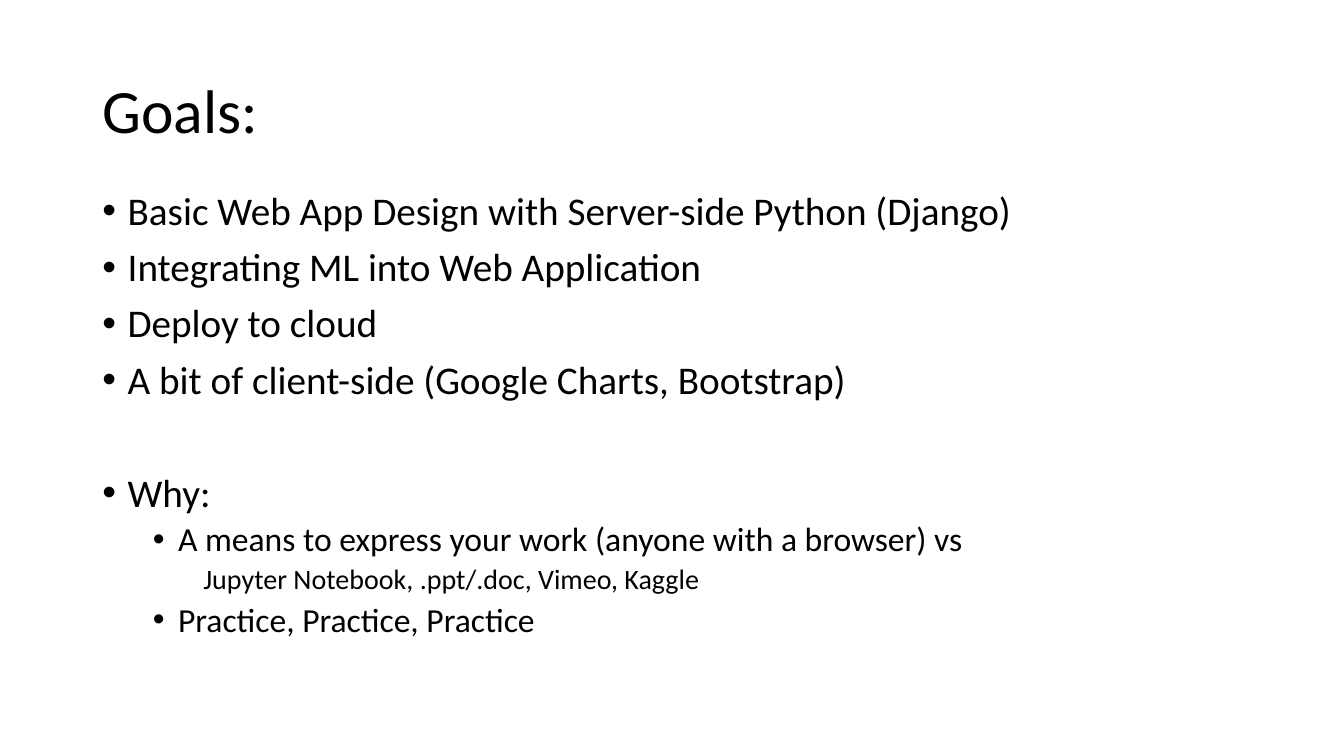
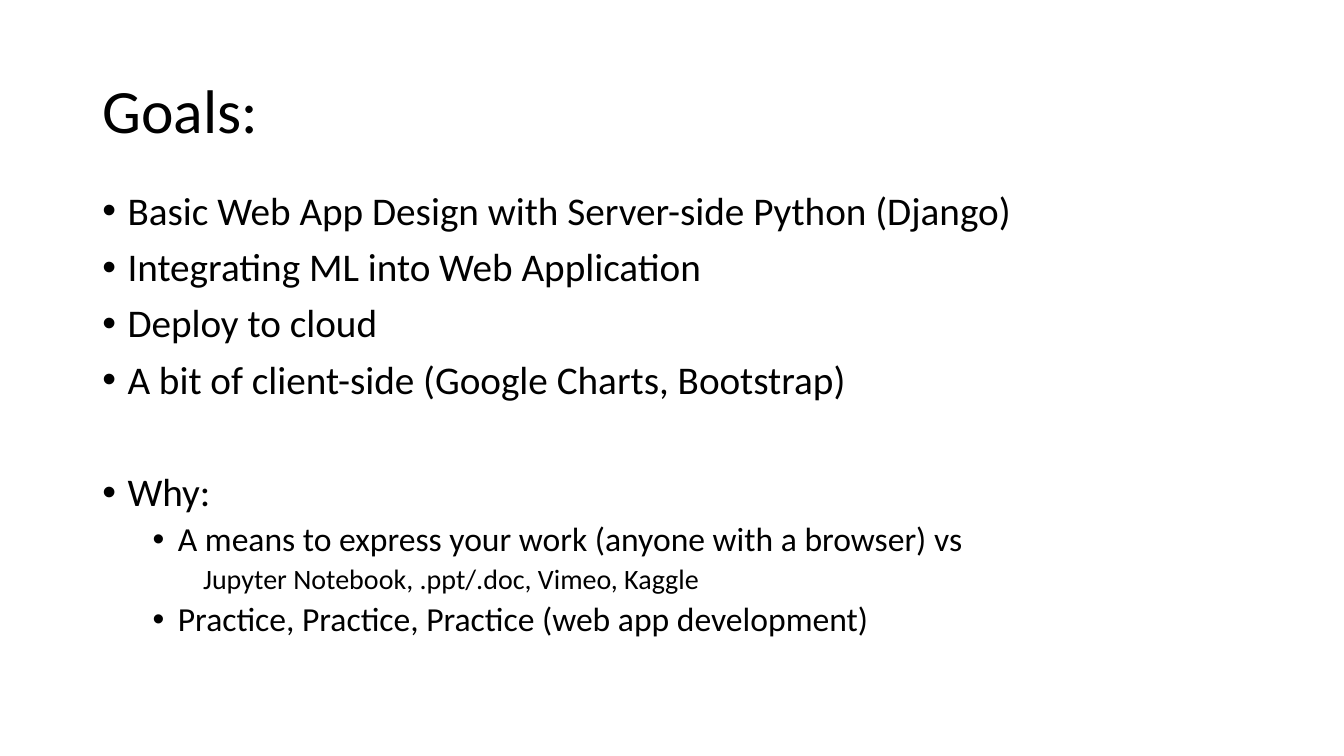
Before and after one commit to cwinsor/django_103_plasticc_and_ux, a slide deck: slide 3 of django_ML_web_app_with_postgres.pptx. Drawn at 1344x756 pixels with LibreOffice and Linux fonts; fonts in the diff are those of the drawing. Boxes give left, top, right and bottom in pixels: in the first picture for what was removed or moved away, otherwise in the second. Text is boxed around its words. In the diff, an @@ line names an element or a change of style, - is before the commit and + after.

```diff
--- a/django_ML_web_app_with_postgres.pptx
+++ b/django_ML_web_app_with_postgres.pptx
@@ text at (x1=178, y1=606, x2=868, y2=637): text changed @@
-  • Practice, Practice, Practice
+  • Practice, Practice, Practice (web app development)
```
Also in this commit, not shown: 16 other slides changed, 1 slide added, 1 other file.
